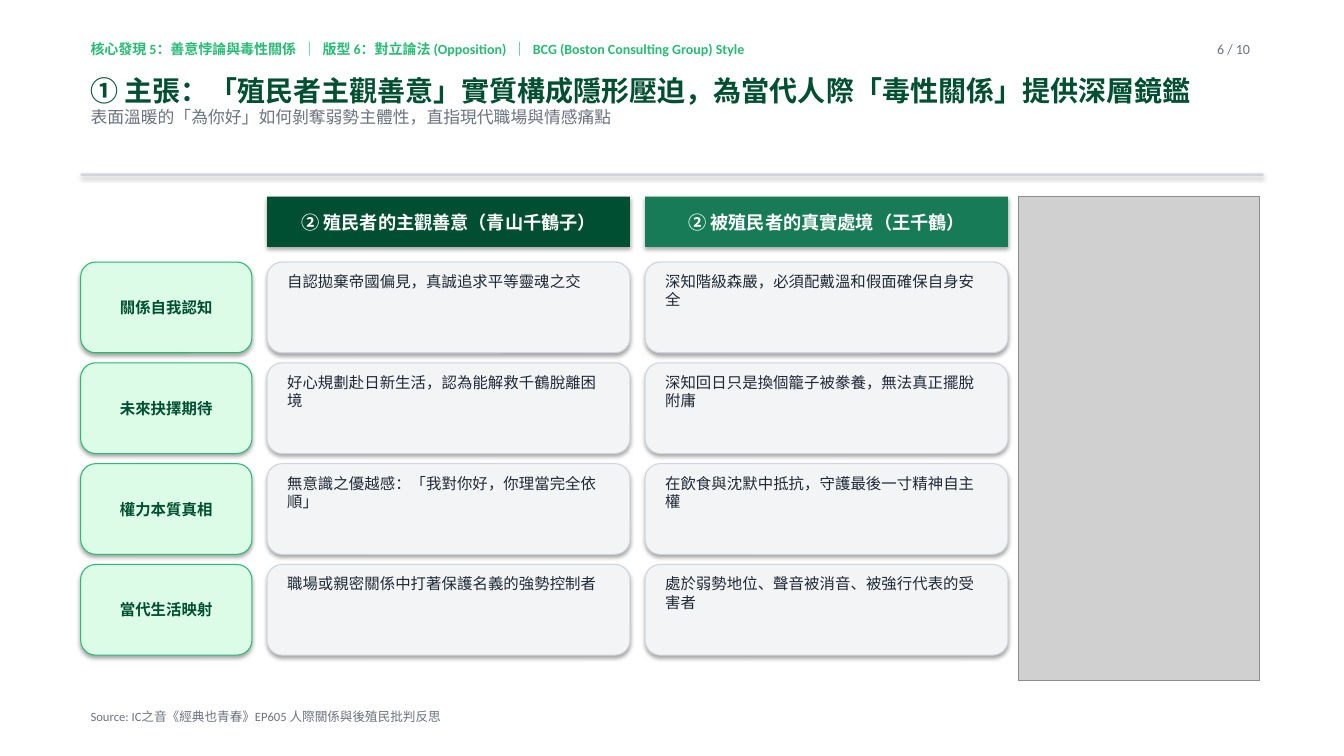
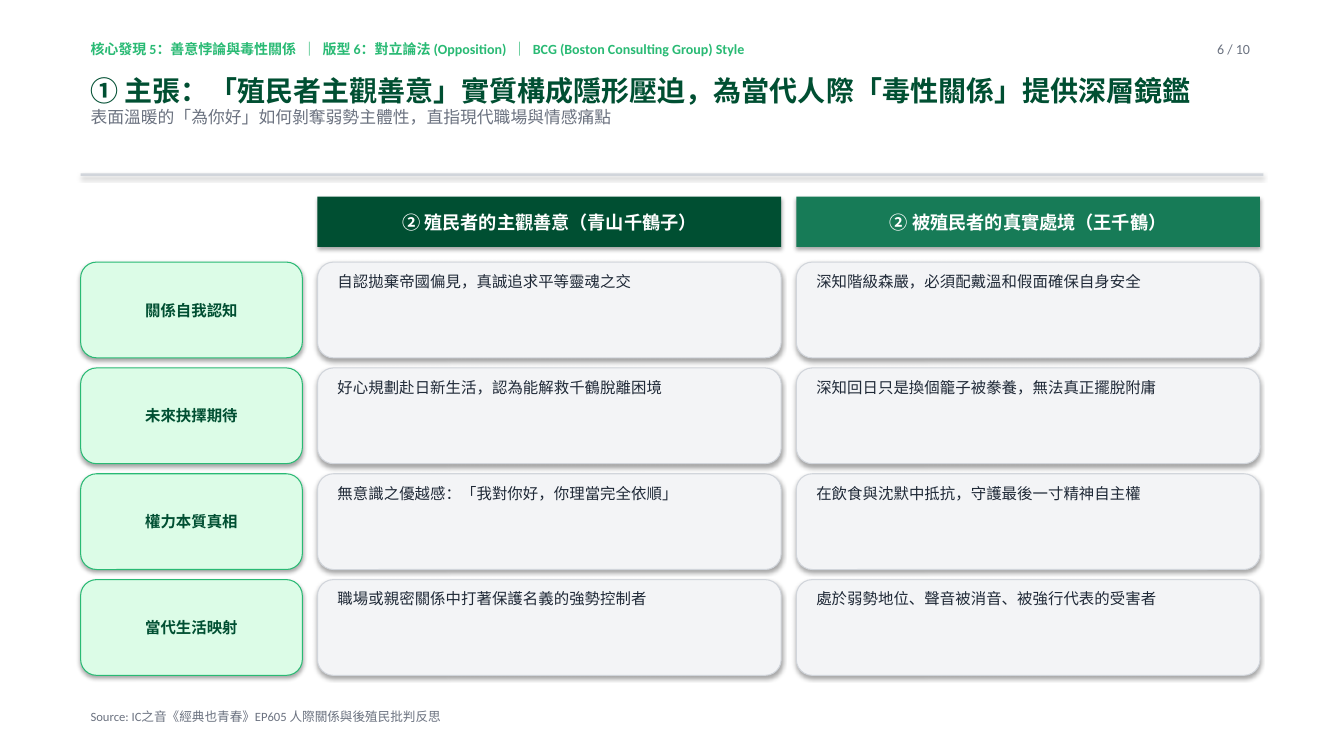
Before and after one commit to davidyeh51/classic-youth-portal, a slide deck: slide 6 of episodes/ep605/經典也青春EP605_陳國偉談楊双子的《臺灣漫遊錄》_無雜訊顧問簡報.pptx. Drawn at 1344x756 pixels with LibreOffice and Linux fonts; fonts in the diff are those of the drawing; grey boxes stand for pictures. Boxes give left, top, right and bottom in pixels: in the first picture for what was removed or moved away, otherwise in the second. Text is boxed around its words. In the diff, an @@ line names an element or a change of style, - is before the commit and + after.

```diff
--- a/episodes/ep605/經典也青春EP605_陳國偉談楊双子的《臺灣漫遊錄》_無雜訊顧問簡報.pptx
+++ b/episodes/ep605/經典也青春EP605_陳國偉談楊双子的《臺灣漫遊錄》_無雜訊顧問簡報.pptx
@@ rectangle "② 殖民者的主觀善意（青山千鶴子）": place and size @@
-rectangle "② 殖民者的主觀善意（青山千鶴子）" at (267,197,630,247)
+rectangle "② 殖民者的主觀善意（青山千鶴子）" at (318,197,781,247)
@@ rectangle "② 被殖民者的真實處境（王千鶴）": place and size @@
-rectangle "② 被殖民者的真實處境（王千鶴）" at (645,197,1008,247)
+rectangle "② 被殖民者的真實處境（王千鶴）" at (797,197,1260,247)
@@ picture removed at (1018,197,1260,681) @@
@@ rounded rectangle "關係自我認知": place and size @@
-rounded rectangle "關係自我認知" at (81,262,252,353)
+rounded rectangle "關係自我認知" at (81,262,302,358)
@@ rounded rectangle: place and size @@
-rounded rectangle at (267,262,630,353)
+rounded rectangle at (318,262,781,358)
@@ text "自認拋棄帝國偏見，真誠追求平等靈魂之交": place and size @@
-text "自認拋棄帝國偏見，真誠追求平等靈魂之交" at (287,274,581,289)
+text "自認拋棄帝國偏見，真誠追求平等靈魂之交" at (337,274,631,289)
@@ rounded rectangle: place and size @@
-rounded rectangle at (645,262,1008,353)
+rounded rectangle at (797,262,1260,358)
@@ text "深知階級森嚴，必須配戴溫和假面確保自身安全" rewrapped from (665,274,974,306) to (816,274,1141,289) @@
@@ rounded rectangle "未來抉擇期待": place and size @@
-rounded rectangle "未來抉擇期待" at (81,363,252,454)
+rounded rectangle "未來抉擇期待" at (81,368,302,464)
@@ rounded rectangle: place and size @@
-rounded rectangle at (267,363,630,454)
+rounded rectangle at (318,368,781,464)
@@ text "好心規劃赴日新生活，認為能解救千鶴脫離困境" rewrapped from (287,375,596,407) to (337,380,661,395) @@
@@ rounded rectangle: place and size @@
-rounded rectangle at (645,363,1008,454)
+rounded rectangle at (797,368,1260,464)
@@ text "深知回日只是換個籠子被豢養，無法真正擺脫附庸" rewrapped from (665,375,974,407) to (816,380,1156,395) @@
@@ rounded rectangle "權力本質真相": place and size @@
-rounded rectangle "權力本質真相" at (81,464,252,555)
+rounded rectangle "權力本質真相" at (81,474,302,570)
@@ rounded rectangle: place and size @@
-rounded rectangle at (267,464,630,555)
+rounded rectangle at (318,474,781,570)
@@ text "無意識之優越感：「我對你好，你理當完全依順」" rewrapped from (287,476,596,509) to (337,486,677,501) @@
@@ rounded rectangle: place and size @@
-rounded rectangle at (645,464,1008,555)
+rounded rectangle at (797,474,1260,570)
@@ text "在飲食與沈默中抵抗，守護最後一寸精神自主權" rewrapped from (665,476,974,508) to (816,486,1140,501) @@
@@ rounded rectangle "當代生活映射": place and size @@
-rounded rectangle "當代生活映射" at (81,565,252,655)
+rounded rectangle "當代生活映射" at (81,580,302,676)
@@ rounded rectangle: place and size @@
-rounded rectangle at (267,565,630,655)
+rounded rectangle at (318,580,781,676)
@@ text "職場或親密關係中打著保護名義的強勢控制者": place and size @@
-text "職場或親密關係中打著保護名義的強勢控制者" at (287,576,596,591)
+text "職場或親密關係中打著保護名義的強勢控制者" at (337,591,646,606)
@@ rounded rectangle: place and size @@
-rounded rectangle at (645,565,1008,655)
+rounded rectangle at (797,580,1260,676)
@@ text "處於弱勢地位、聲音被消音、被強行代表的受害者" rewrapped from (665,576,974,610) to (816,591,1156,606) @@
```
Also in this commit, not shown: 8 other slides changed, 2 other files.
